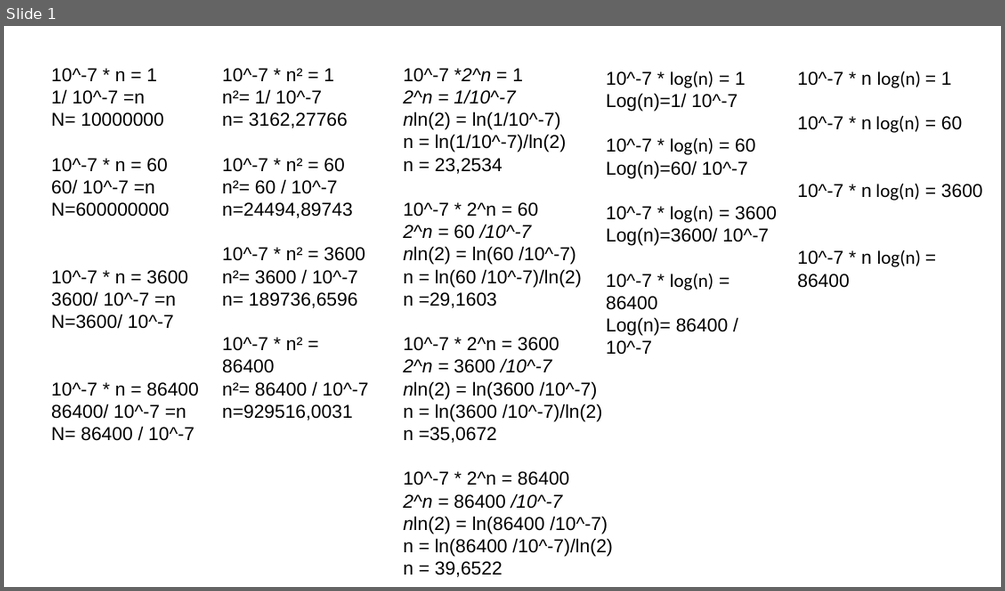
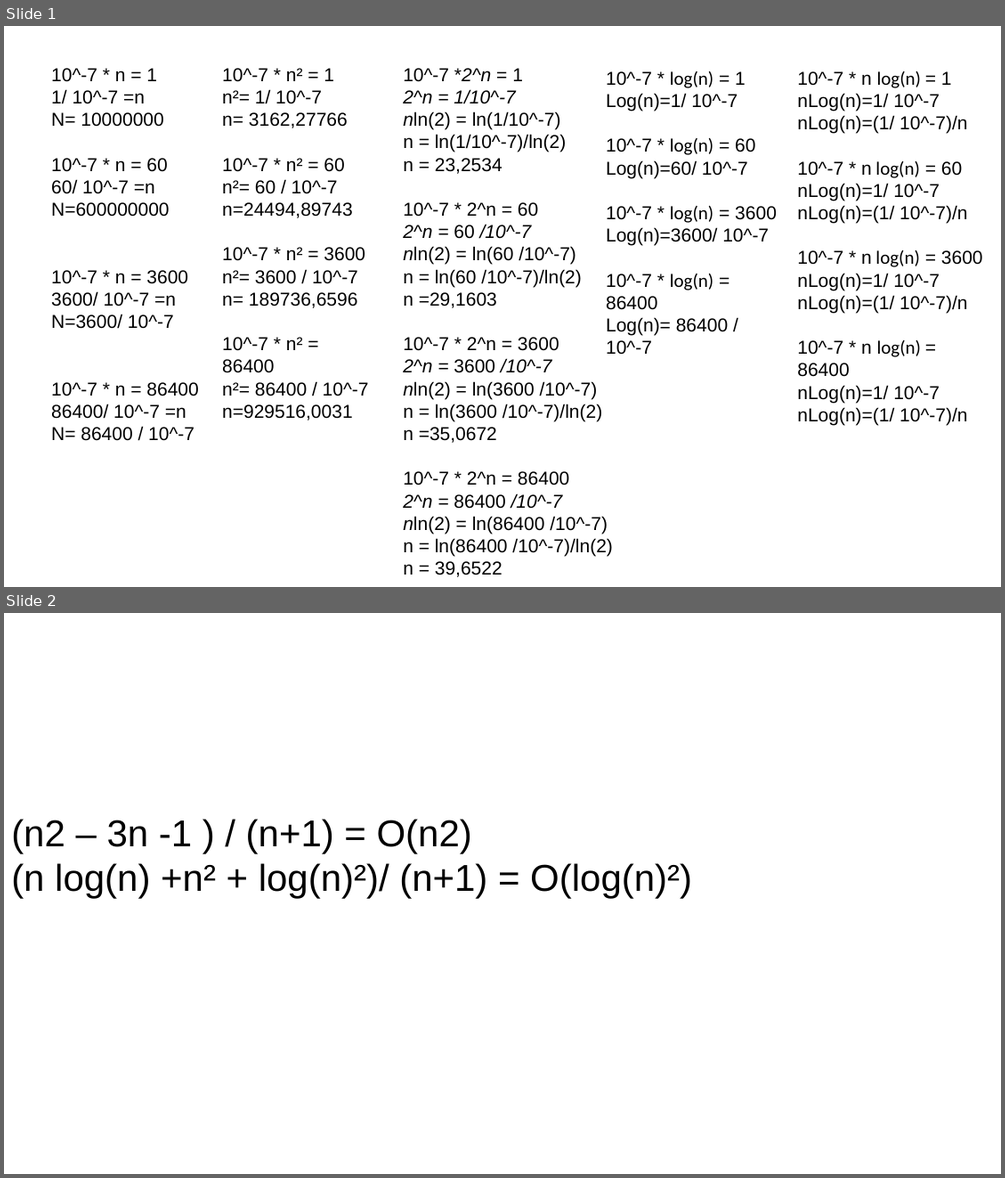
Before and after one commit to tessier-benjamin/algo, a slide deck: algo1.pptx. Shown one above the other, each under a label of ours: slide 1 before the commit, slides 1 and 2 after it. The pictures are 1005x591 and 1005x1178 pixels, drawn with LibreOffice and Linux fonts; fonts in the diff are those of the drawing. Boxes give left, top, right and bottom in pixels: in the first picture for what was removed or moved away, otherwise in the second. Text is boxed around its words. In the diff, an @@ line names an element or a change of style, - is before the commit and + after.

```diff
--- a/algo1.pptx
+++ b/algo1.pptx
@@ slide 2 added at bbox=[4, 613, 1001, 1174], background #FFFFFF @@
@@ text added at bbox=[11, 819, 692, 898], 36 pt, text #000000 @@
+(n2 – 3n -1 ) / (n+1) = O(n2)
+(n log(n) +n² + log(n)²)/ (n+1) = O(log(n)²)
@@ slide 1 changed as well @@
@@ text at bbox=[797, 93, 967, 134]: paragraphs added @@
+nLog(n)=1/ 10^-7
+nLog(n)=(1/ 10^-7)/n
@@ text at bbox=[797, 183, 967, 223]: paragraphs added @@
+nLog(n)=1/ 10^-7
+nLog(n)=(1/ 10^-7)/n
@@ text at bbox=[797, 273, 967, 313]: paragraphs added @@
+nLog(n)=1/ 10^-7
+nLog(n)=(1/ 10^-7)/n
@@ text at bbox=[797, 385, 967, 425]: paragraphs added @@
+nLog(n)=1/ 10^-7
+nLog(n)=(1/ 10^-7)/n
```
